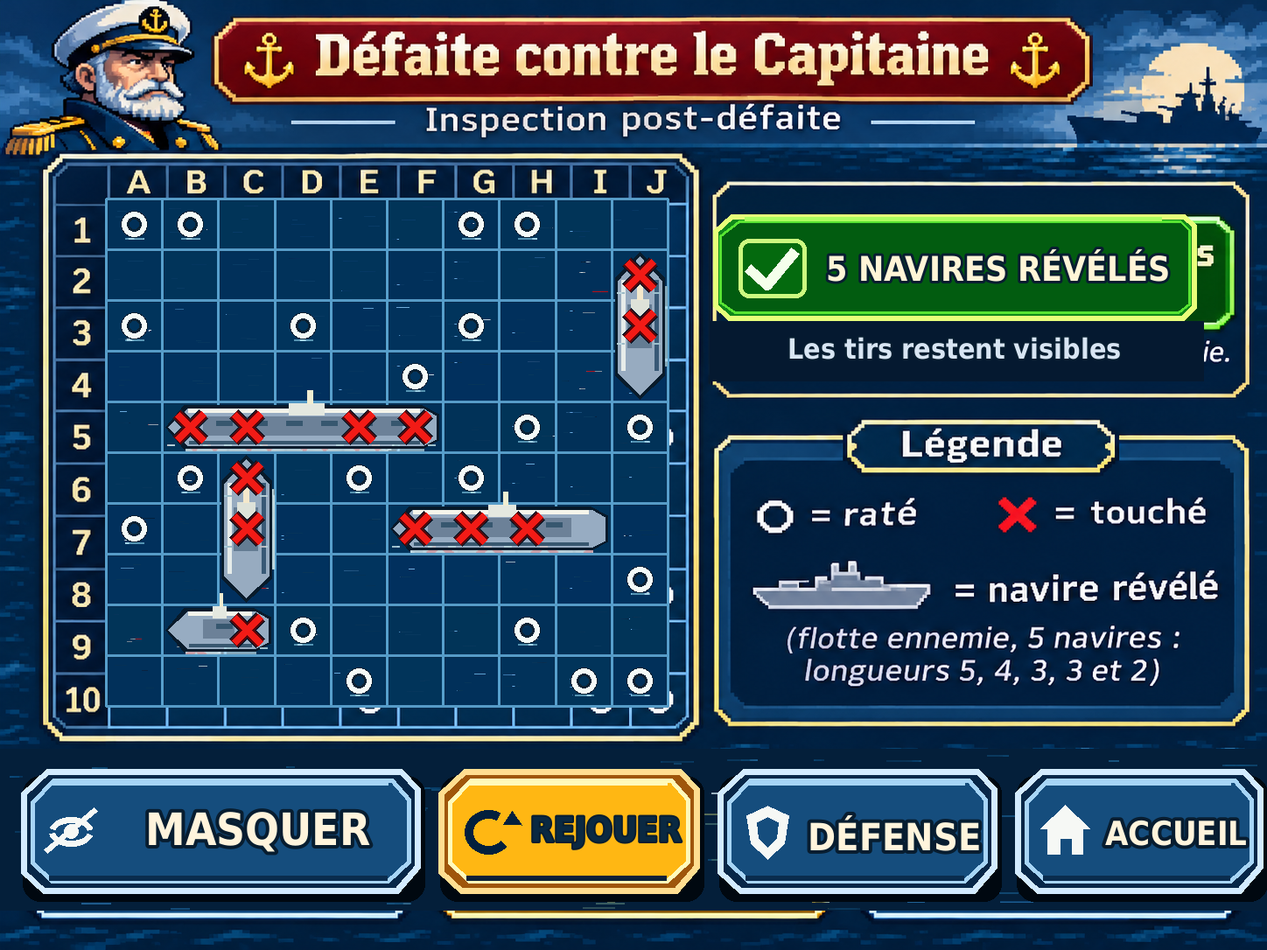
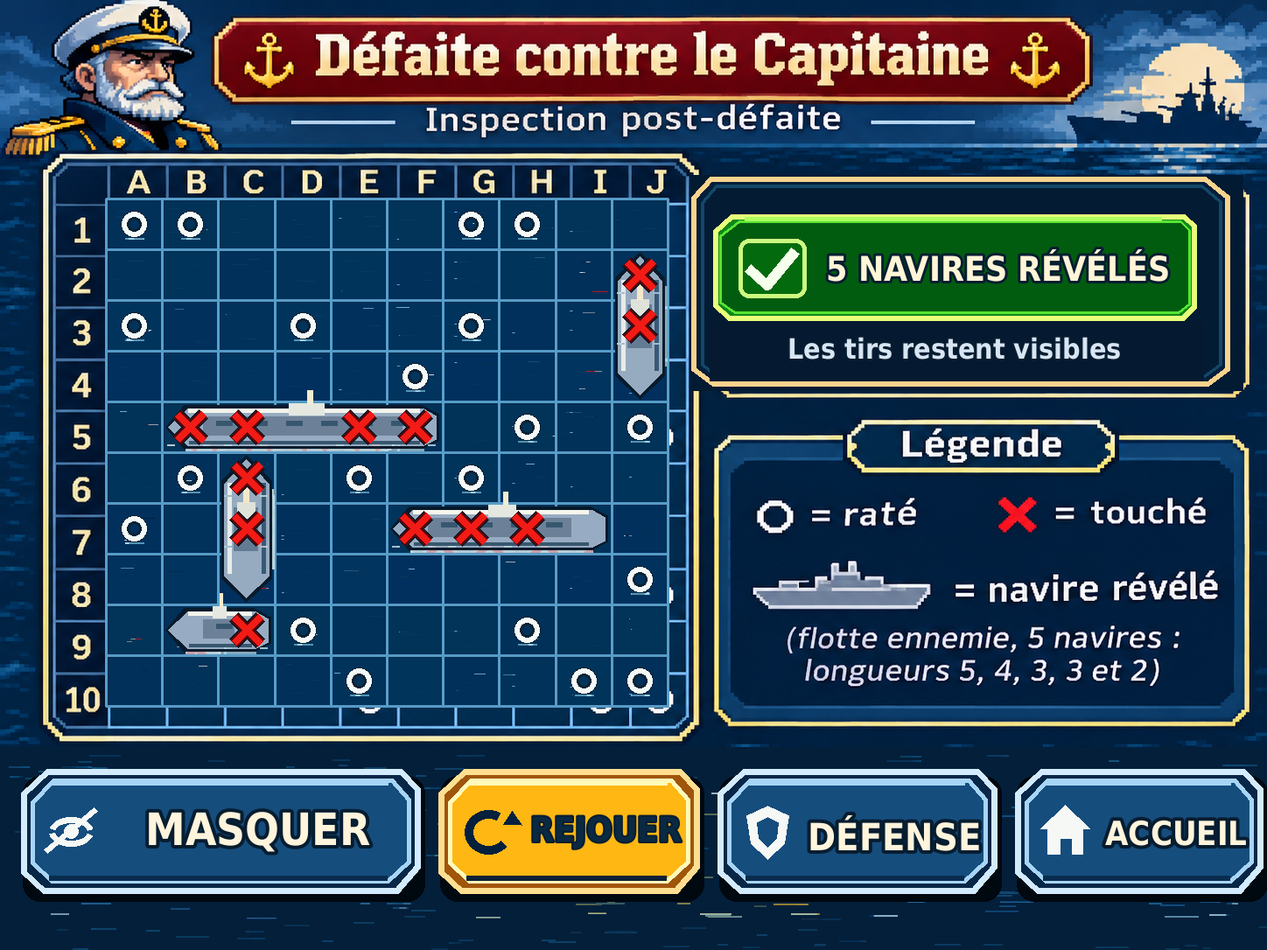
Layers edited between the first and the second 1267 × 950 image:
painted on "03 • État et commande" over [0, 174, 1267, 950]
